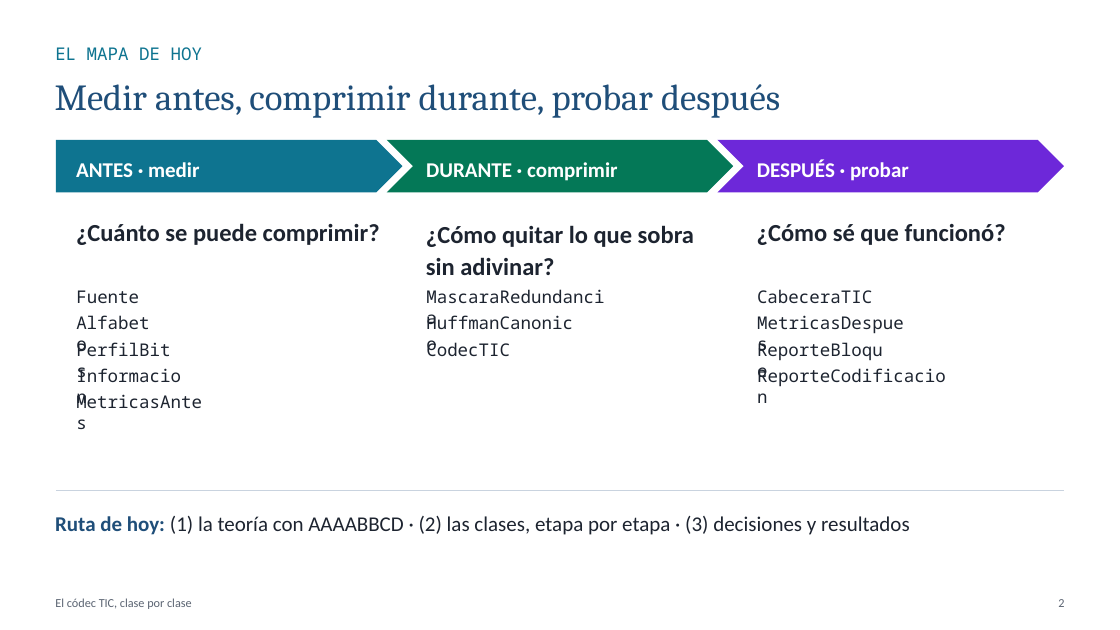
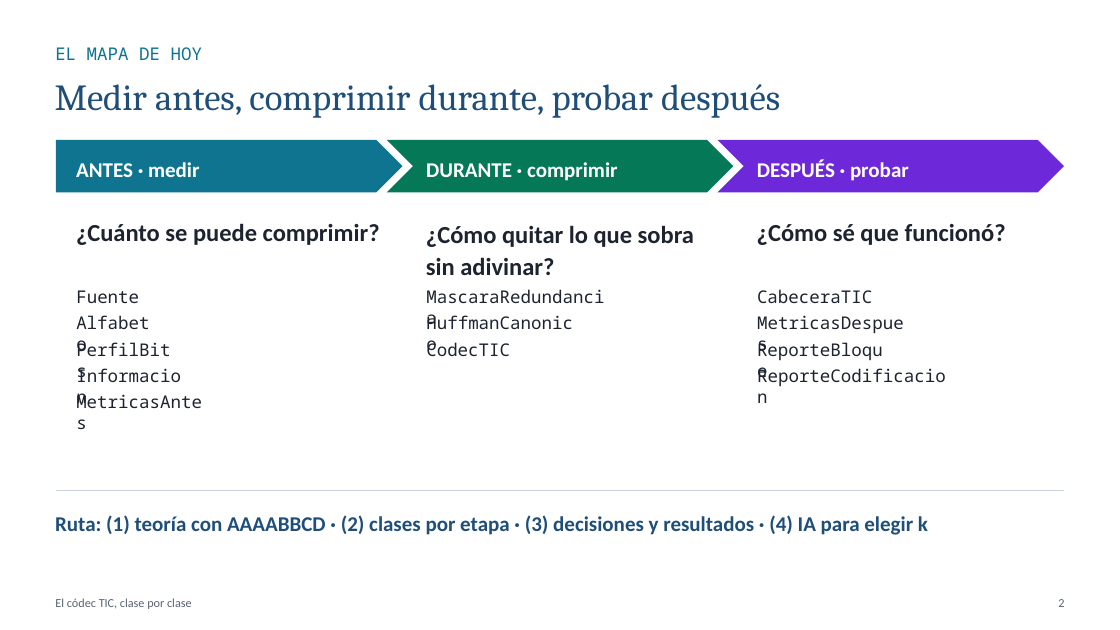
Before and after one commit to J4F3ET/UD.Lab3.TeoriaInformacion, a slide deck: slide 2 of docs/Codec_TIC_clase_por_clase.pptx. Drawn at 1120x630 pixels with LibreOffice and Linux fonts; fonts in the diff are those of the drawing. Boxes give left, top, right and bottom in pixels: in the first picture for what was removed or moved away, otherwise in the second. Text is boxed around its words. In the diff, an @@ line names an element or a change of style, - is before the commit and + after.

```diff
--- a/docs/Codec_TIC_clase_por_clase.pptx
+++ b/docs/Codec_TIC_clase_por_clase.pptx
@@ text at [55,515,928,535]: text changed; text colour #1D2430 to #1F4E79; bold on @@
-Ruta de hoy: (1) la teoría con AAAABBCD · (2) las clases, etapa por etapa · (3) decisiones y resultados
+Ruta: (1) teoría con AAAABBCD · (2) clases por etapa · (3) decisiones y resultados · (4) IA para elegir k
```
Also in this commit, not shown: 1 other slide changed, 3 slides added.
